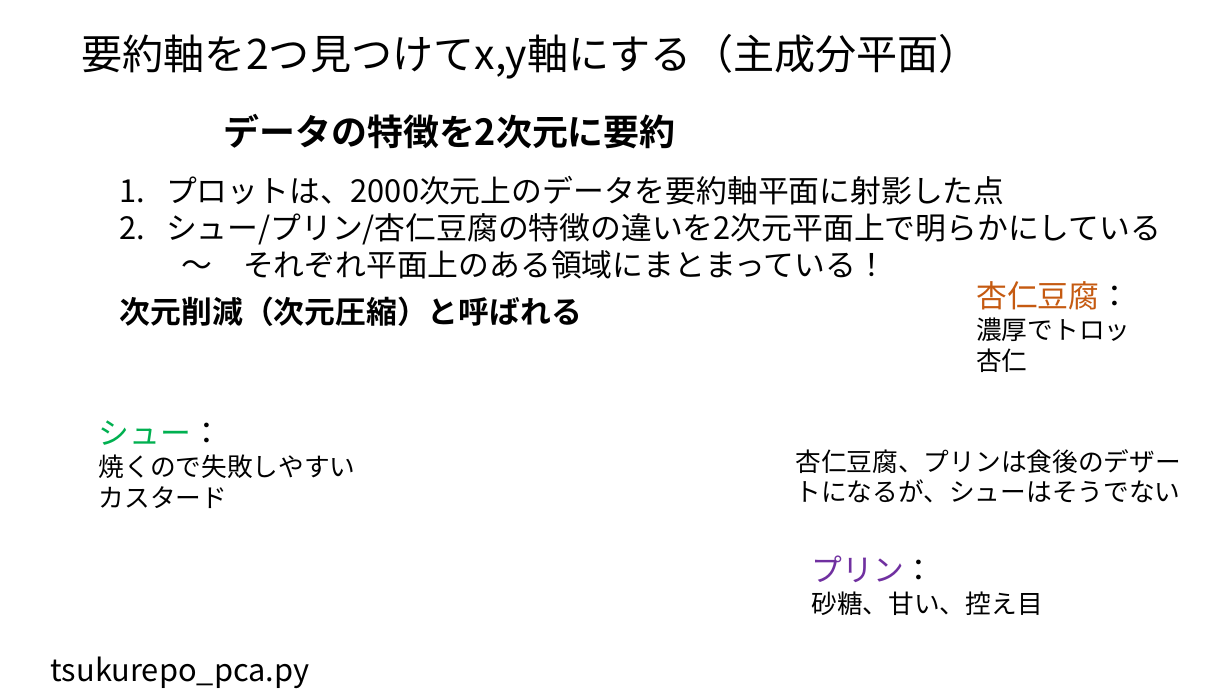
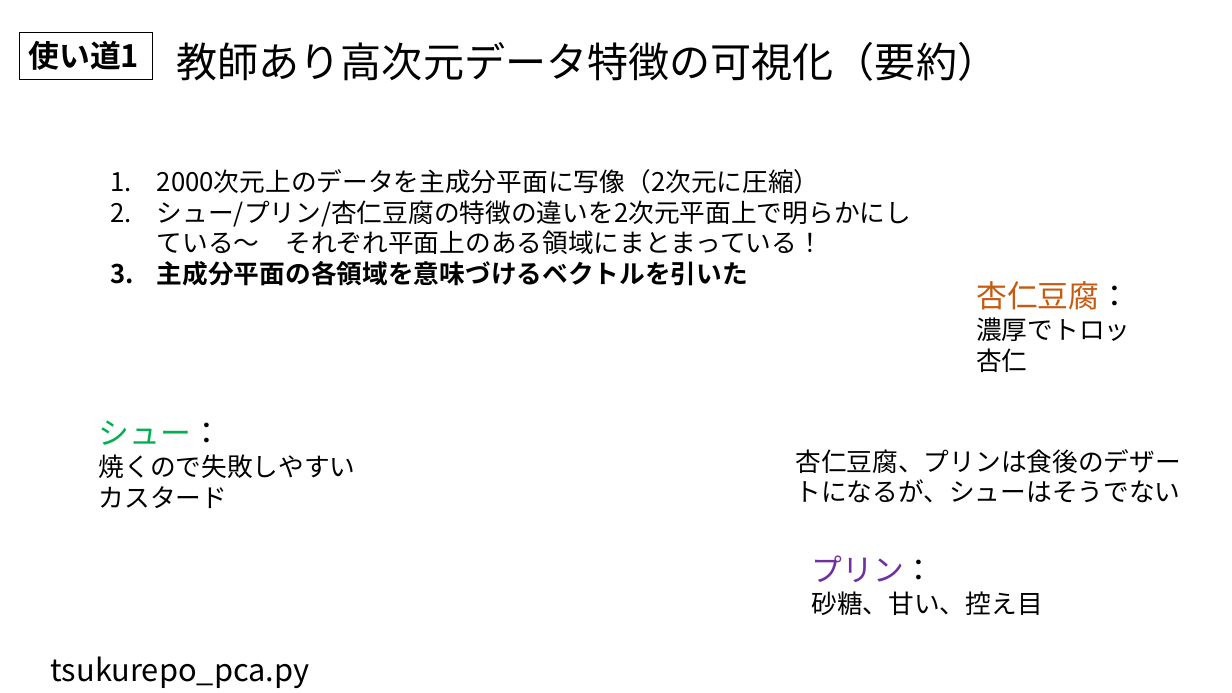
Before and after one commit to ueharaLab/NLP_7-PCA, a slide deck: slide 10 of NLP_6 PCA(BASICS).pptx (slide 5 before the commit). Drawn at 1232x693 pixels with LibreOffice and Linux fonts; fonts in the diff are those of the drawing; background and template pictures are left out. Boxes give left, top, right and bottom in pixels: in the first picture for what was removed or moved away, otherwise in the second. Text is boxed around its words. In the diff, an @@ line names an element or a change of style, - is before the commit and + after.

```diff
--- a/NLP_6 PCA(BASICS).pptx
+++ b/NLP_6 PCA(BASICS).pptx
@@ rectangle added at (19, 32, 152, 79), outline #000000 0.75 pt, 24 pt, text #000000, bold @@
+使い道1
@@ text at (177, 42, 999, 81): text changed @@
-要約軸を2つ見つけてx,y軸にする（主成分平面）
+教師あり高次元データ特徴の可視化（要約）
@@ text removed at (224, 114, 676, 149) @@
-データの特徴を2次元に要約
@@ text at (157, 169, 911, 286): text changed; size 24 to 20 pt @@
-1. プロットは、2000次元上のデータを要約軸平面に射影した点
-2. シュー/プリン/杏仁豆腐の特徴の違いを2次元平面上で明らかにしている
-～ それぞれ平面上のある領域にまとまっている！
+1. 2000次元上のデータを主成分平面に写像（2次元に圧縮）
+2. シュー/プリン/杏仁豆腐の特徴の違いを2次元平面上で明らかにしている～ それぞれ平面上のある領域にまとまっている！
+3. 主成分平面の各領域を意味づけるベクトルを引いた
@@ text removed at (120, 296, 582, 326) @@
-次元削減（次元圧縮）と呼ばれる
```
Also in this commit, not shown: 3 other slides changed, 7 slides added, 1 slide removed, 3 other files.
